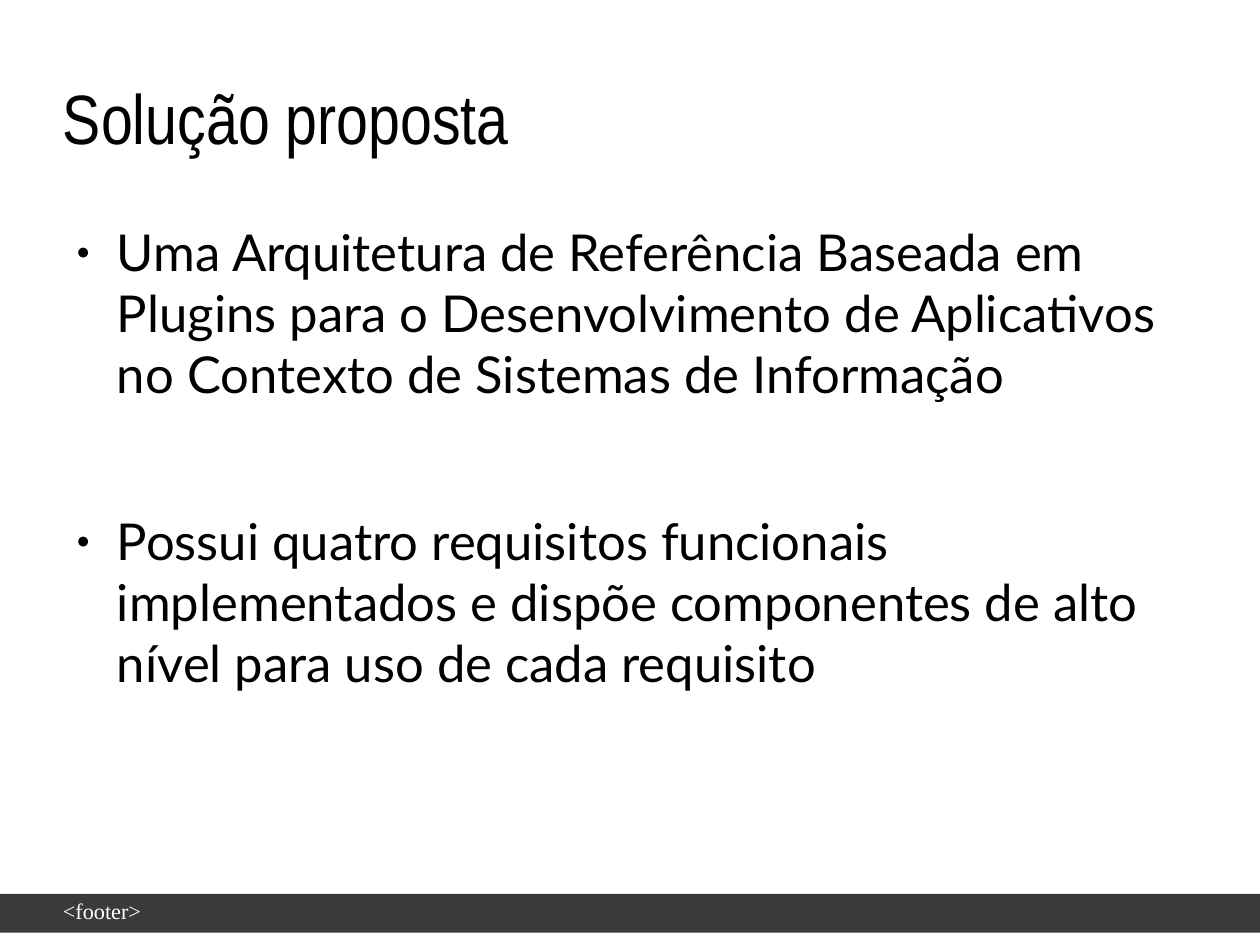
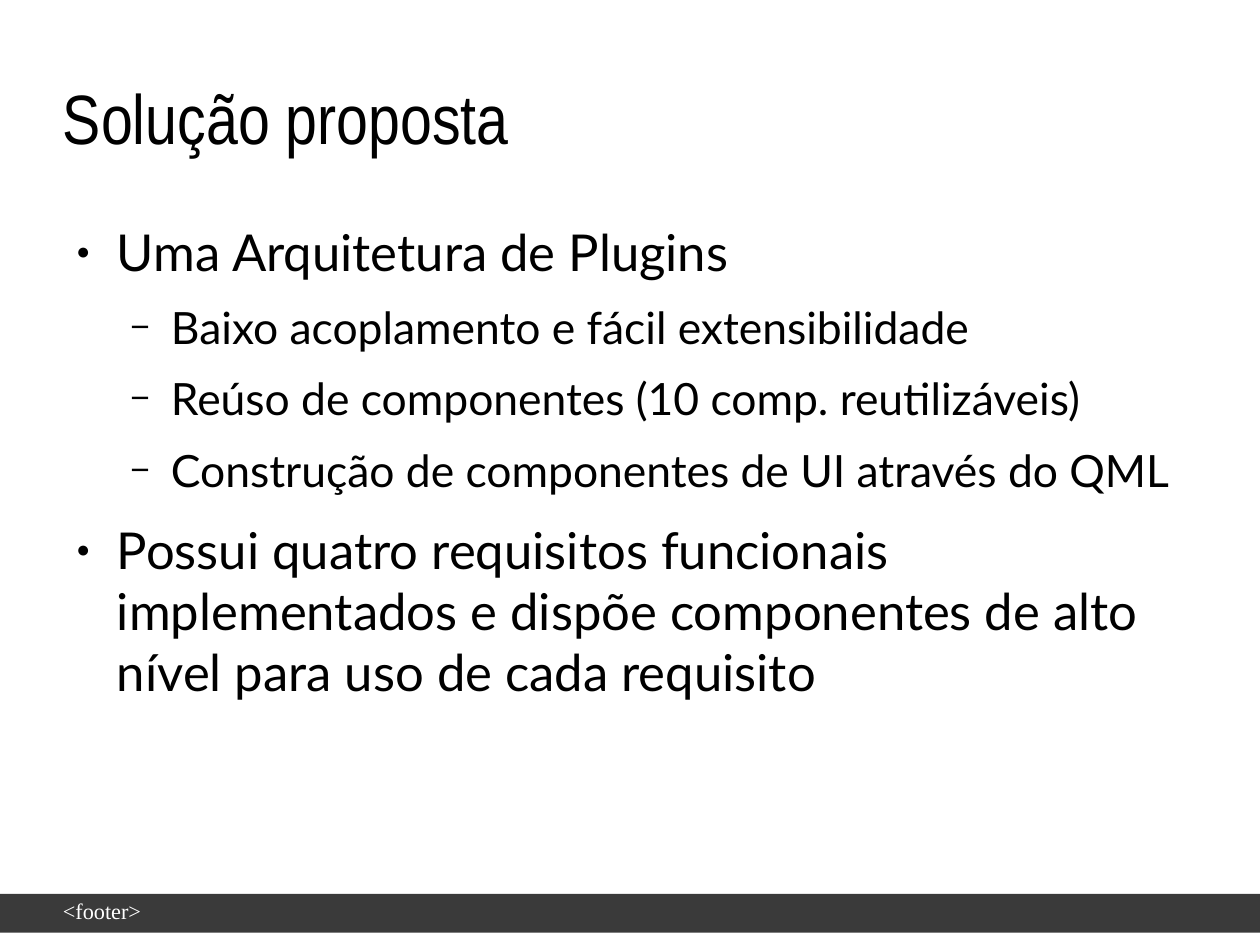
Before and after one commit to enoquesantos/tcc-latex, a slide deck: slide 5 of slide-defesa/Apresentação-EnoqueJoseneas.odp. Drawn at 1260x945 pixels with LibreOffice and Linux fonts; fonts in the diff are those of the drawing; background and template pictures are left out. Boxes give left, top, right and bottom in pixels: in the first picture for what was removed or moved away, otherwise in the second. Text is boxed around its words. In the diff, an @@ line names an element or a change of style, - is before the commit and + after.

```diff
--- a/slide-defesa/Apresentação-EnoqueJoseneas.odp
+++ b/slide-defesa/Apresentação-EnoqueJoseneas.odp
@@ text at box(117, 233, 1169, 495): text changed; size 32 to 28 pt @@
-● Uma Arquitetura de Referência Baseada em Plugins para o Desenvolvimento de Aplicativos no Contexto de Sistemas de Informação
+● Uma Arquitetura de Plugins
+  − Baixo acoplamento e fácil extensibilidade
+  − Reúso de componentes (10 comp. reutilizáveis)
+  − Construção de componentes de UI através do QML
```
Also in this commit, not shown: 7 other slides changed, 2 slides removed.
